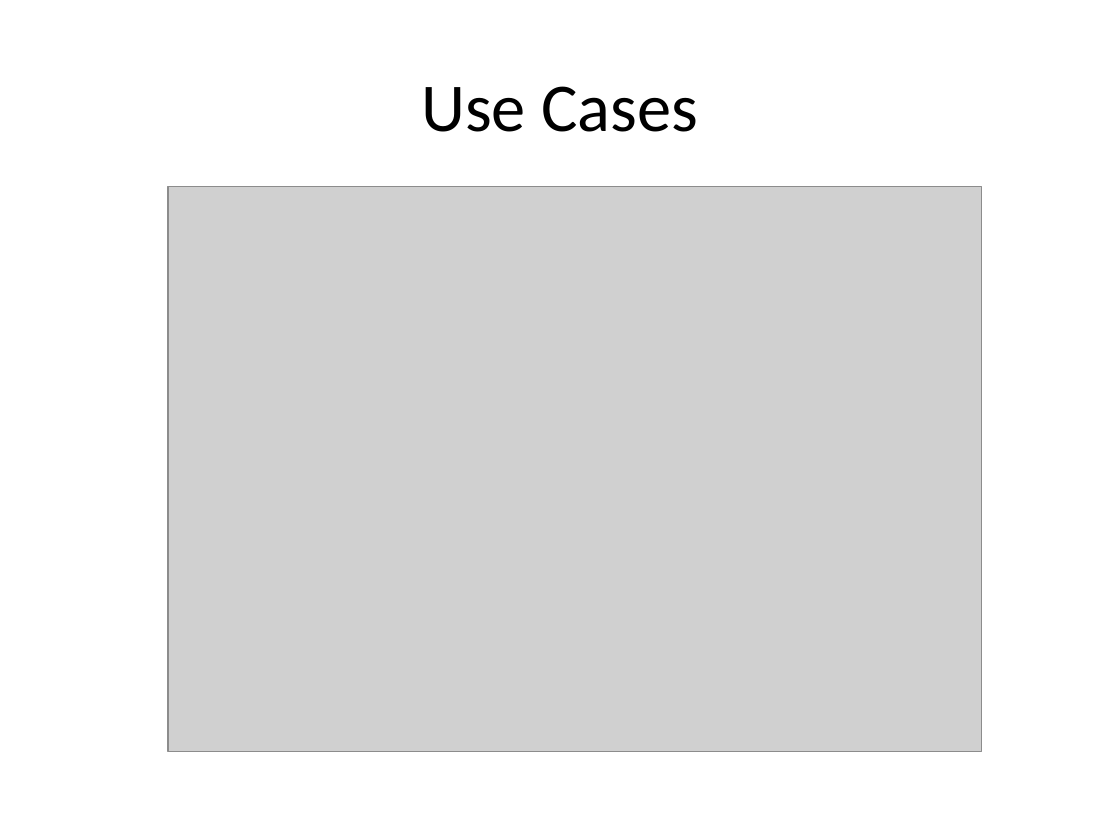
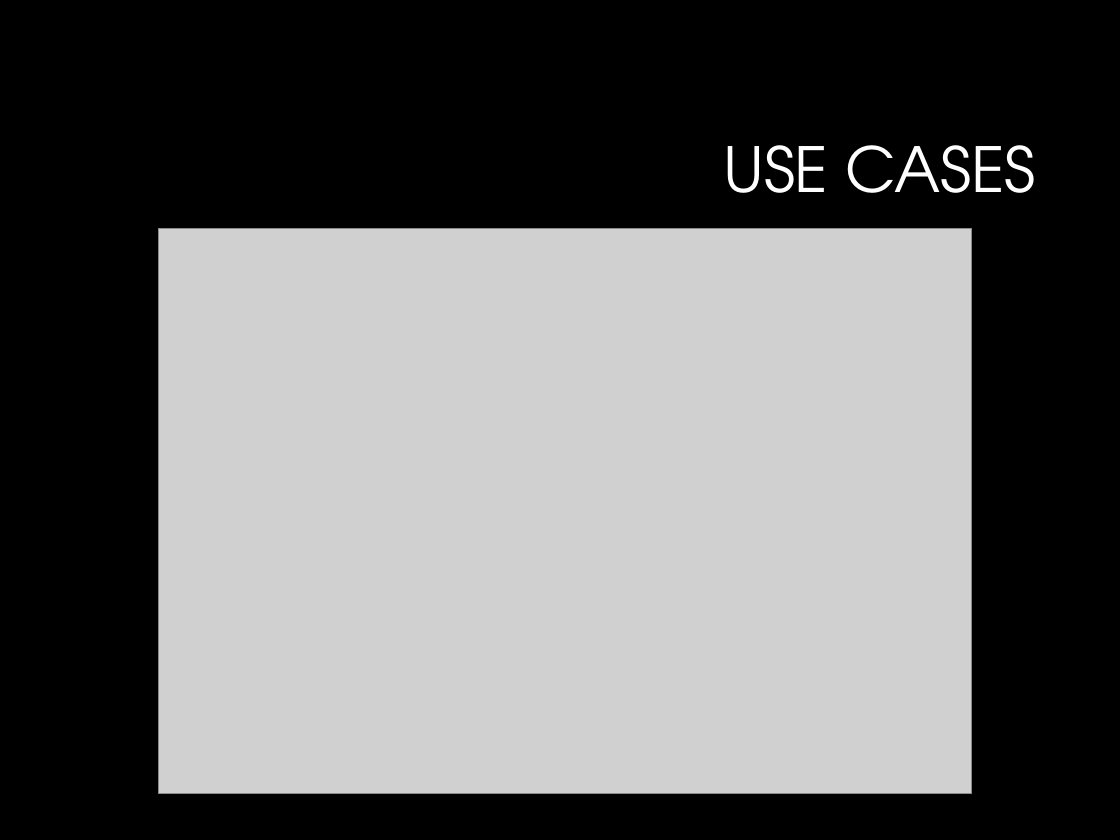
Before and after one commit to NateChristiansen/SeniorProject, a slide deck: slide 8 of Documents/Presentations/Presentation1.pptx. Drawn at 1120x840 pixels with LibreOffice and Linux fonts; fonts in the diff are those of the drawing; grey boxes stand for pictures; background and template pictures are left out. Boxes give left, top, right and bottom in pixels: in the first picture for what was removed or moved away, otherwise in the second. Text is boxed around its words. In the diff, an @@ line names an element or a change of style, - is before the commit and + after.

```diff
--- a/Documents/Presentations/Presentation1.pptx
+++ b/Documents/Presentations/Presentation1.pptx
@@ background #FFFFFF to #000000 @@
@@ title at (x1=723, y1=145, x2=1036, y2=193): text changed; size 44 to 40 pt; font Calibri to TeX Gyre Adventor; text colour #000000 to #FFFFFF @@
-Use Cases
+USE CASES
@@ picture moved from (x1=168, y1=187, x2=981, y2=752) to (x1=159, y1=228, x2=972, y2=793) @@
```
Also in this commit, not shown: 12 other slides changed.
